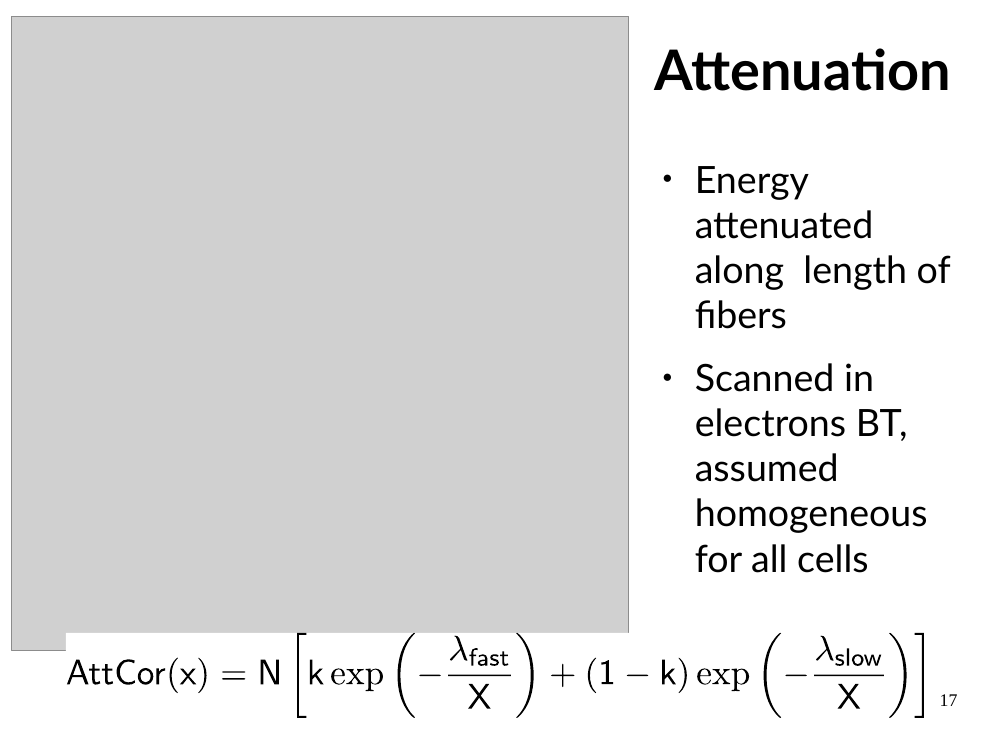
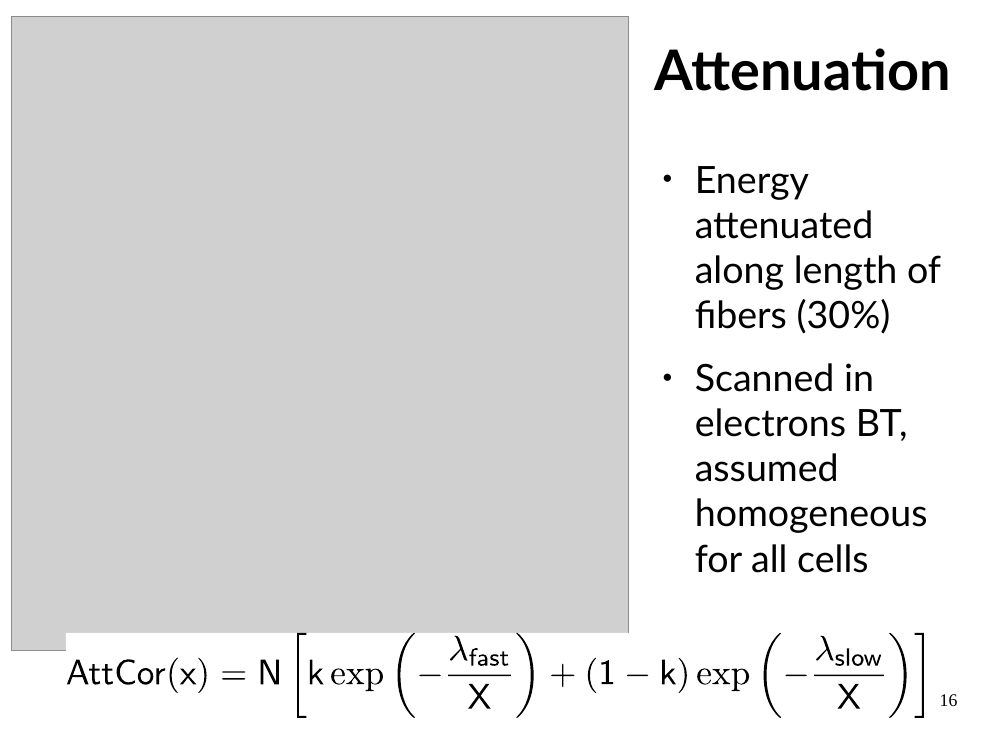
Before and after one commit to LBasara/LBasara.github.io, a slide deck: slide 16 of Defense.odp (slide 17 before the commit). Drawn at 1008x756 pixels with LibreOffice and Linux fonts; fonts in the diff are those of the drawing; grey boxes stand for pictures. Boxes give left, top, right and bottom in pixels: in the first picture for what was removed or moved away, otherwise in the second. Text is boxed around its words. In the diff, an @@ line names an element or a change of style, - is before the commit and + after.

```diff
--- a/Defense.odp
+++ b/Defense.odp
@@ text at bbox=[695, 166, 941, 334]: text changed @@
-● Energy attenuated along length of fibers
+● Energy attenuated along length of fibers (30%)
@@ page number at bbox=[940, 694, 958, 706]: text changed @@
-17
+16
```
Also in this commit, not shown: 14 other slides changed, 4 slides added, 4 slides removed, 43 other files.
